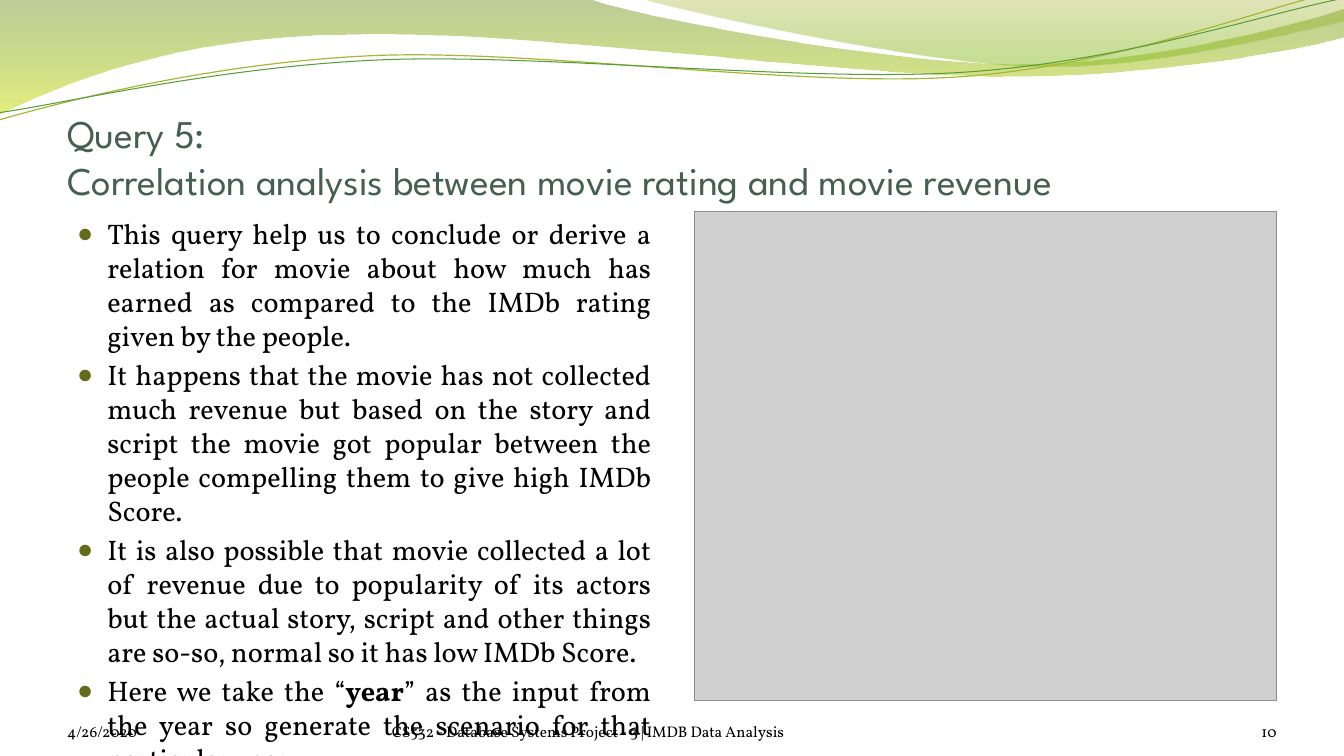
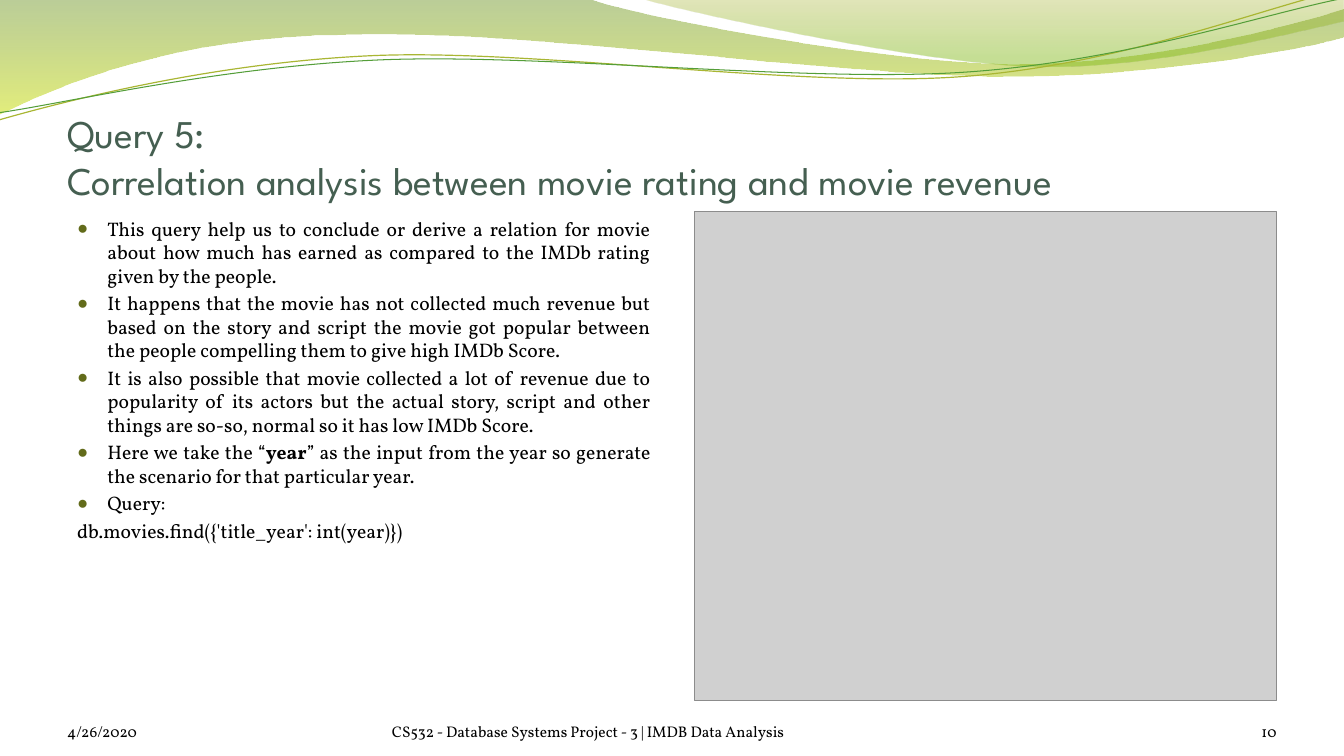
Before and after one commit to satrio-yudhoatmojo/CS532-Database-Systems-Spring-2020, a slide deck: slide 10 of Project-03/docs/saraf-yudhoatmojo_Presentation.pptx. Drawn at 1344x756 pixels with LibreOffice and Linux fonts; fonts in the diff are those of the drawing; grey boxes stand for pictures; background and template pictures are left out. Boxes give left, top, right and bottom in pixels: in the first picture for what was removed or moved away, otherwise in the second. Text is boxed around its words. In the diff, an @@ line names an element or a change of style, - is before the commit and + after.

```diff
--- a/Project-03/docs/saraf-yudhoatmojo_Presentation.pptx
+++ b/Project-03/docs/saraf-yudhoatmojo_Presentation.pptx
@@ text at <box>107,222,650,488</box>: size 20.1 to 14 pt; less space between paragraphs @@
@@ text at <box>77,496,402,544</box>: paragraphs added @@
+● Query:
+db.movies.find({'title_year': int(year)})
```
Also in this commit, not shown: 8 other slides changed.
